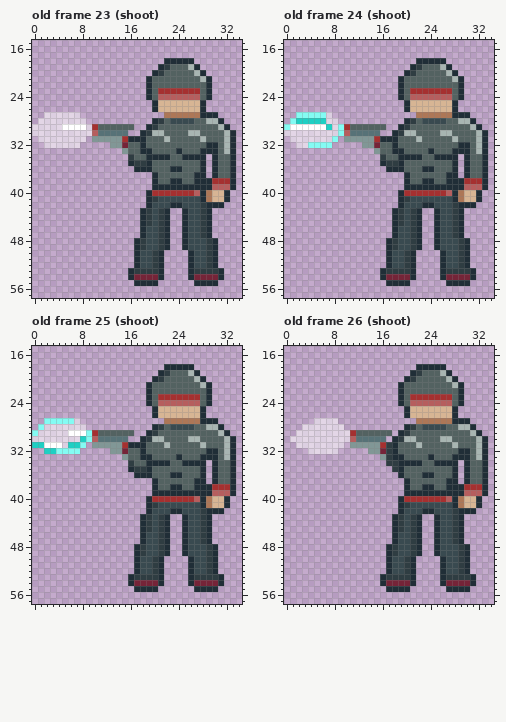
A pixel-art file gets an edit: sprites/characters/cyborg.aseprite. Above is the file before it was changed.
48x64 pixels, 31 frames. Colours within 5 levels of each other are drawn and written as one. Shown: old frame 23 (shoot): x 0..34, y 15..57; old frame 24 (shoot): x 0..34, y 15..57; old frame 25 (shoot): x 0..34, y 15..57; old frame 26 (shoot): x 0..34, y 15..57. The commit also changed other frames, which this record leaves out.
After the commit:
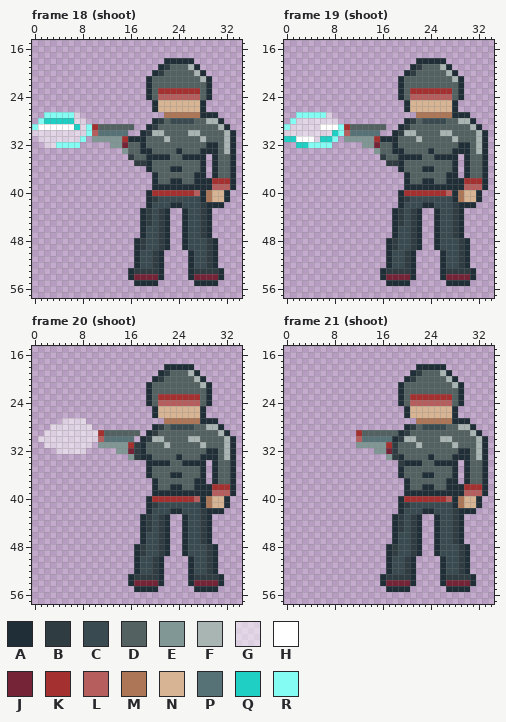
Palette (. is transparent): A #202e37  B #2f3d42  C #394a50  D #536261  E #819796  F #a8b5b2  G #ffffff84  H #ffffff  J #752438  K #a53030  L #b65e5e  M #ad7757  N #d7b594  P #577277  Q #1fcfc3  R #84fbf3
The edit:
frames 31 -> 29
--- frame 18 (shoot) against old frame 23 (shoot), layers "particles", "arms"
@@ x 0..20 @@
 26 ....................A
-27 ..GGGGGG.............
-28 .GGGGGGGG...........A
-29 GGGGGHHHHGKDDDDDD..AB
-30 GGGGGGGGGGLPPPPP..ABF
-31 .GGGGGGGG.EEEEEKAAADD
-32 ..GGGGGG.....EEJDDADD
+27 ..RRRRRG.............
+28 .RQQQQQGG...........A
+29 RHHHHHHQGRKDDDDDD..AB
+30 GGGGGGGGGRLPPPPP..ABF
+31 .GGGGGGGR.EEEEEKAAADD
+32 ..GGRRRR.....EEJDDADD
 33 ...............EDDAAD
 34 ................BDDAA
-35 ................ABBAD
-36 .................AAAD
+35 .................BBAD
+36 ...................AD
 37 ....................A
--- frame 19 (shoot) against old frame 24 (shoot), layers "particles", "arms"
@@ x 0..20 @@
 27 ..RRRRRG.............
-28 .RQQQQQGG...........A
-29 RHHHHHHQGRKDDDDDD..AB
-30 GGGGGGGGGRLPPPPP..ABF
-31 .GGGGGGGR.EEEEEKAAADD
-32 ..GGRRRR.....EEJDDADD
+28 .RGGGGGGG...........A
+29 RGGGGGHHHRKDDDDDD..AB
+30 GGGGGGGGQRLPPPPP..ABF
+31 QQHHHGQQR.EEEEEKAAADD
+32 ..QQRRRR.....EEJDDADD
 33 ...............EDDAAD
 34 ................BDDAA
-35 ................ABBAD
-36 .................AAAD
+35 .................BBAD
+36 ...................AD
 37 ....................A
--- frame 20 (shoot) against old frame 25 (shoot), layers "particles", "smoke", "arms"
@@ x 0..20 @@
 26 ....................A
-27 ..RRRRRG.............
-28 .RGGGGGGG...........A
-29 RGGGGGHHHRKDDDDDD..AB
-30 GGGGGGGGQRLPPPPP..ABF
-31 QQHHHGQQR.EEEEEKAAADD
-32 ..QQRRRR.....EEJDDADD
-33 ...............EDDAAD
-34 ................BDDAA
-35 ................ABBAD
-36 .................AAAD
+27 .....GGGG............
+28 ...GGGGGGG..........A
+29 ..GGGGGGGGGKDDDDDD.AB
+30 .GGGGGGGGGGLPPPPP.ABF
+31 ..GGGGGGGG.EEEEEKBADD
+32 ....GGGGG.....EEJBADD
+33 ................EBAAD
+34 ...................AA
+35 ...................AD
+36 ...................AD
 37 ....................A
--- frame 21 (shoot) against old frame 26 (shoot), layers "smoke", "arms"
@@ x 0..21 @@
 26 ....................AN
-27 .....GGGG.............
-28 ...GGGGGGG..........AB
-29 ..GGGGGGGGGKDDDDDD.ABD
-30 .GGGGGGGGGGLPPPPP.ABFF
-31 ..GGGGGGGG.EEEEEKBADDD
-32 ....GGGGG.....EEJBADDD
-33 ................EBAADD
-34 .................BBAAA
-35 ..................BADD
+27 ......................
+28 ....................AB
+29 ............KDDDDDDABD
+30 ............LPPPPPABFF
+31 ............EEEEEKBDDD
+32 ...............EEJBDDD
+33 .................EBADD
+34 ...................BAA
+35 ...................ADD
 36 ...................ADD
Boxes around the changes in both pictures, in picture pixels (x1, y1, x2, y2):
changed: (32, 112, 92, 148)
erased: (128, 160, 146, 172)
changed: (284, 118, 338, 148)
erased: (380, 160, 398, 172)
changed: (32, 418, 146, 478)
changed: (290, 418, 404, 472)
